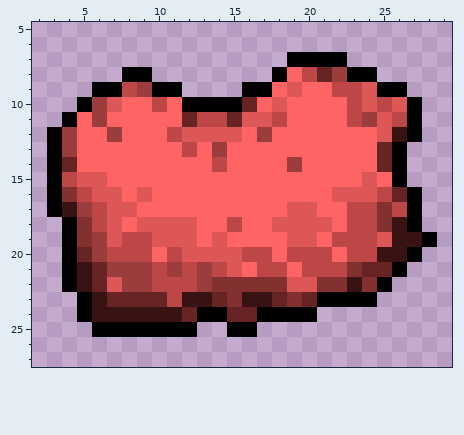
Pixel-art sprite: sprites/item_cooper.png. The first picture shows the starting point.
The file is 32x32 pixels. Shown: x 2..29, y 5..27.
After the commit:
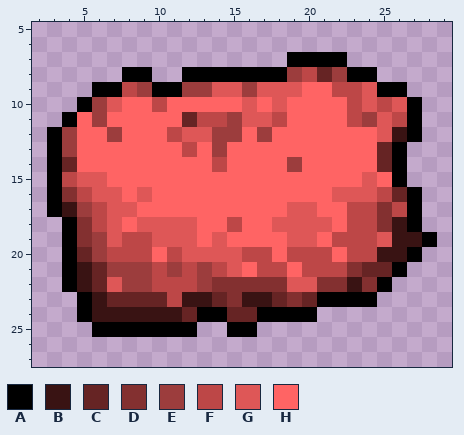
Palette (. is transparent): A #000000  B #391313  C #662424  D #833030  E #9c3d3d  F #bd4747  G #de5757  H #ff6464
The edit:
@@ x 10..21 @@
  7 .........AAA
- 8 ........AHFC
- 9 AA....AAHGHH
-10 FHAAAACHGHHH
-11 HHCFFCGGFHHH
-12 HFGGGGHEHHHH
+ 8 ..AAAAAAAEFC
+ 9 AAEEGGEGGGHH
+10 FHHHHHGHGHHH
+11 HHCFFEGGFHHH
+12 HFGGEEHEHHHH
 13 HHFHEHHHHHHH
Changed places in both pictures, as pixel boxes (x1, y1, x2, y2):
changed: (182, 67, 302, 142)
